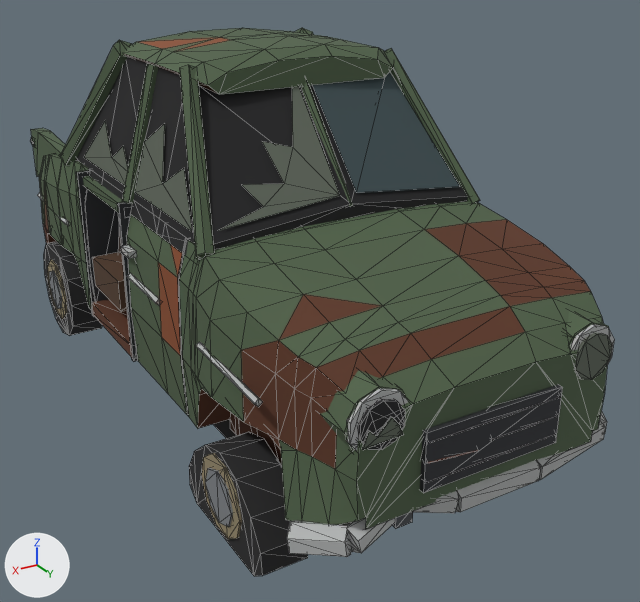
The FBX model Assets/Art/Models/car_sedan_green.fbx: old version first, new version second.
Before and after are seen from a 50 mm camera at (2.42, 4.75, 2.84) aimed at (-0.21, 0.36, 0.64). Lighting does not change. The marker at lower left points along +X, +Y and +Z. The picture after the commit comes second. Mesh edges are drawn as thin lines. Where no turn or scale is listed for an object, it has been applied to the vertices.

Names of what the first picture shows: 'car_sedan_green'.
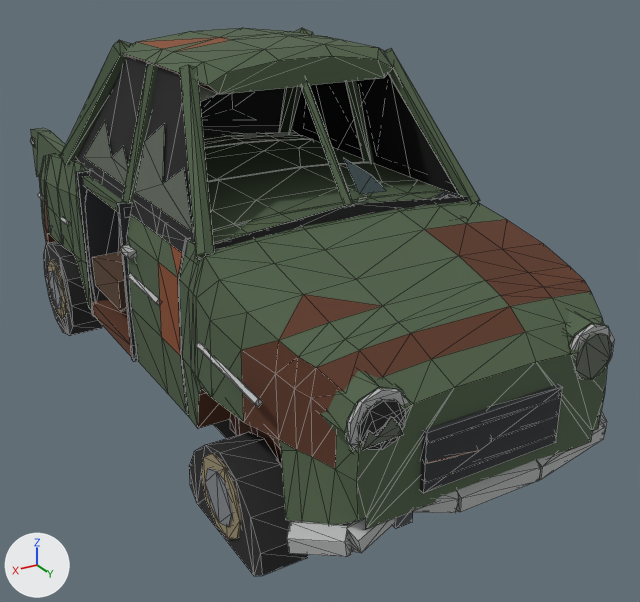
Pixel boxes (x1, y1, x2, y2) of what changed, in the pictures (640 x 602 px):
part 1 of me_car_sedan_green_001, cut back (mostly hidden afterwards): before (199, 72, 467, 244); after (199, 85, 462, 198)

Patch to the scene script:
```diff
--- a/Assets/Art/Models/car_sedan_green.fbx.py
+++ b/Assets/Art/Models/car_sedan_green.fbx.py
@@ me_car_sedan_green_001 @@
 # used by ob_car_sedan_green; location = (0.0, 0.0, 0.0)
-me_car_sedan_green_001.from_pydata(...)  # 1485 vertices, 2421 faces; spans x -0.99..1.0, y -2.24..2.23, z 0.0..2.21
+me_car_sedan_green_001.from_pydata(...)  # 1717 vertices, 2825 faces; spans x -0.99..1.0, y -2.24..2.23, z 0.0..2.21
+# me_car_sedan_green_001 part 1
+# 12 vertices are removed from x -0.75..0.75, y 0.47..0.99, z 1.46..2.12
+# 16 faces are deleted
+# 188 vertices are added at x -0.83..0.71, y -0.36..1.22, z 0.66..2.07
+# 23 new vertices lie (0.0, 0.0, 0.08) away from vertices in x -0.71..0.71, y -0.27..0.99, z 0.69..1.19
+# 15 new vertices lie (0.0, 0.0, 0.39) away from vertices in x -0.64..0.64, y -0.36..-0.21, z 0.76
+# 6 new vertices lie (0.44, 0.0, 0.0) away from vertices in x -0.61..0.17, y -0.32..-0.24, z 0.73..1.19
+# 6 new vertices lie (0.51, 0.0, 0.0) away from vertices in x -0.63, y 0.76..1.22, z 1.19..1.35
+# 6 new vertices lie (0.0, 0.17, 0.1) away from vertices in x -0.67..-0.63, y 0.81..0.83, z 1.15..1.19
+# 420 new faces join them
 me_car_sedan_green_001.materials.append(mat_ss_atlas)
```
